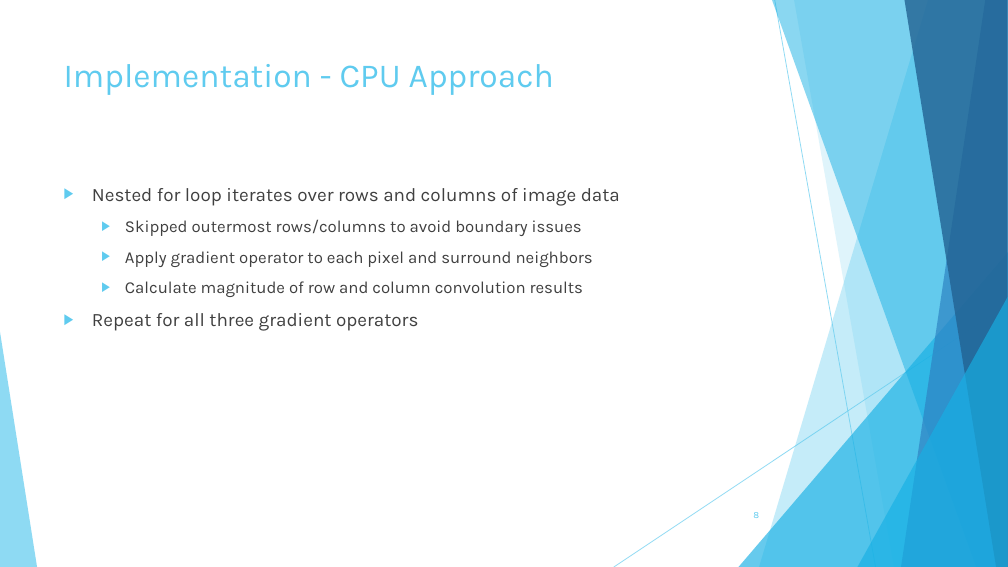
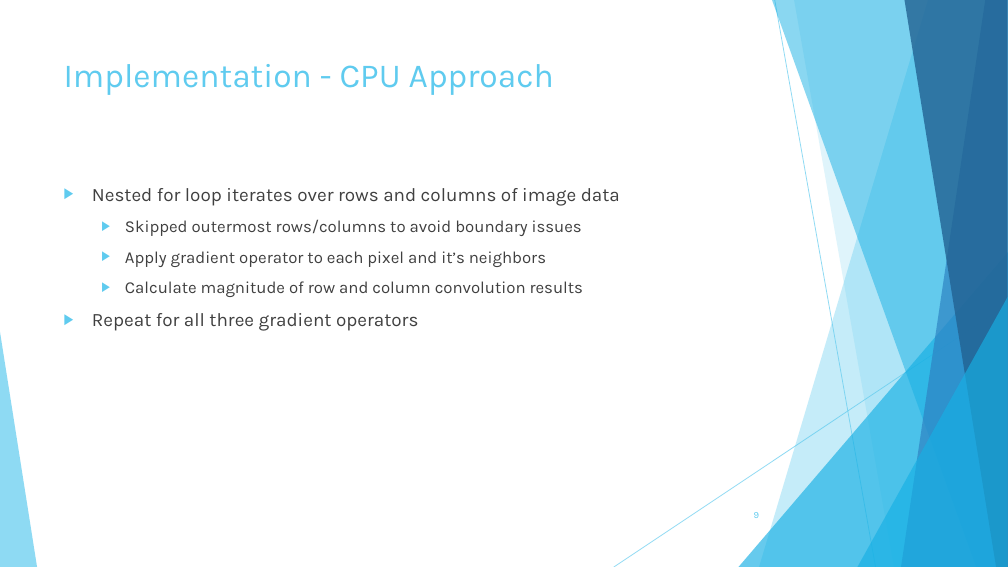
Before and after one commit to miles885/GPU_Course_Project, a slide deck: slide 9 of Course_Project_Edge_Detection_Gapcynski.pptx (slide 8 before the commit). Drawn at 1008x567 pixels with LibreOffice and Linux fonts; fonts in the diff are those of the drawing. Boxes give left, top, right and bottom in pixels: in the first picture for what was removed or moved away, otherwise in the second. Text is boxed around its words. In the diff, an @@ line names an element or a change of style, - is before the commit and + after.

```diff
--- a/Course_Project_Edge_Detection_Gapcynski.pptx
+++ b/Course_Project_Edge_Detection_Gapcynski.pptx
@@ text at <box>125,251,546,267</box>: text changed @@
-  ▶ Apply gradient operator to each pixel and surround neighbors
+  ▶ Apply gradient operator to each pixel and it’s neighbors
```
Also in this commit, not shown: 6 other slides changed, 1 slide added, 1 other file.
